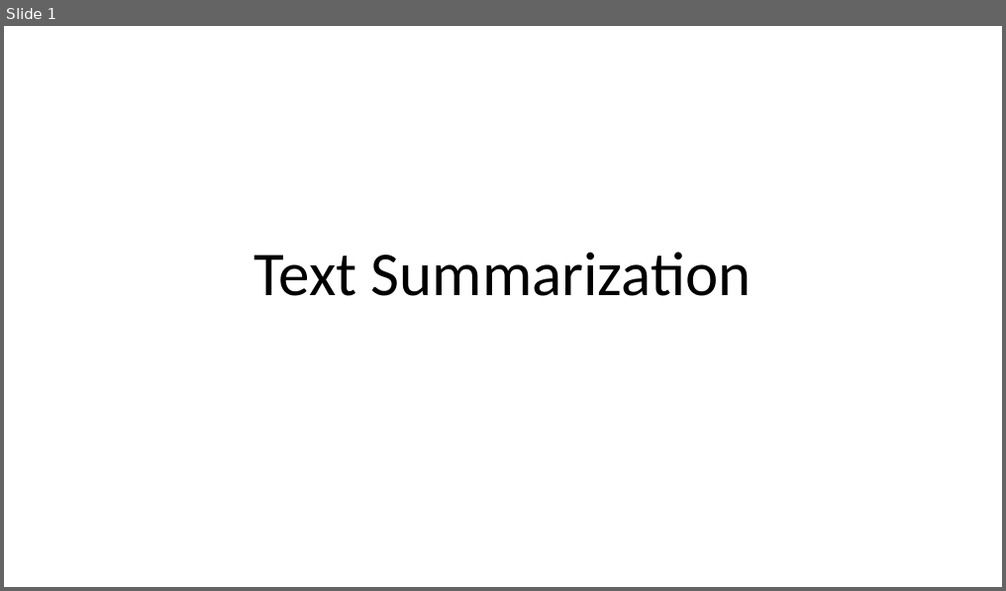
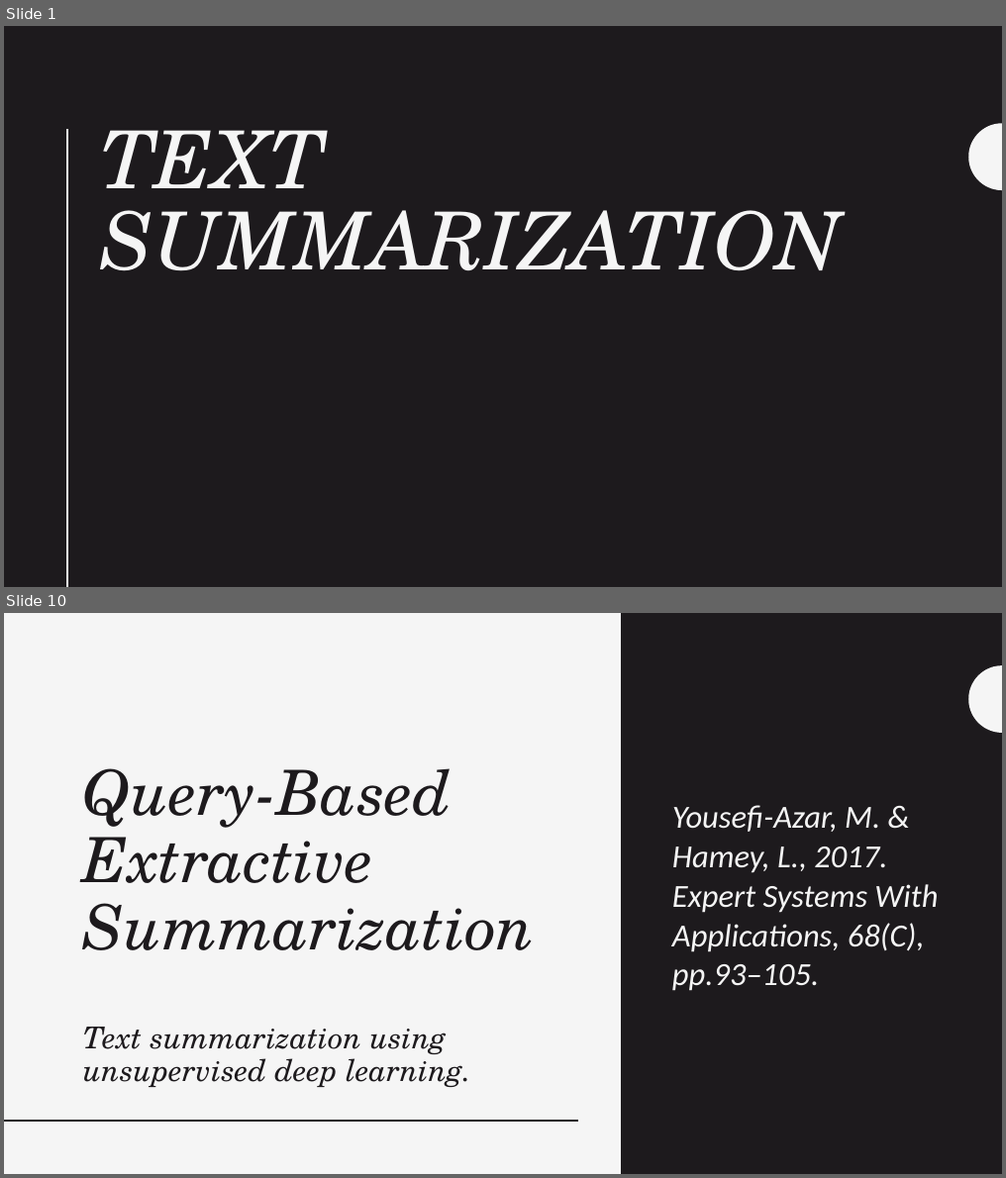
Before and after one commit to mhserry/F21AA, a slide deck: CW2/ResearchReport/Text Summarization.pptx. Shown one above the other, each under a label of ours: slide 1 before the commit, slides 1 and 10 after it; the slides between them are not shown. The pictures are 1006x591 and 1006x1178 pixels, drawn with LibreOffice and Linux fonts; fonts in the diff are those of the drawing. Boxes give left, top, right and bottom in pixels: in the first picture for what was removed or moved away, otherwise in the second. Text is boxed around its words. In the diff, an @@ line names an element or a change of style, - is before the commit and + after.

```diff
--- a/CW2/ResearchReport/Text Summarization.pptx
+++ b/CW2/ResearchReport/Text Summarization.pptx
@@ slide 10 added at [4, 613, 1002, 1174], background #1D1A1D @@
@@ rectangle added at [4, 613, 1002, 1174], fill #F5F5F5 @@
@@ rectangle added at [621, 613, 1002, 1174], fill #1D1A1D @@
@@ freeform shape added at [969, 665, 1002, 733], fill #F5F5F5 @@
@@ title added at [83, 768, 535, 951], 60 pt, text #1D1A1D, italic @@
+Query-Based
+Extractive Summarization
@@ text added at [672, 805, 938, 991], 31 pt, text #F5F5F5, italic @@
+Yousefi-Azar, M. & Hamey, L., 2017. Expert Systems With Applications, 68(C), pp.93–105.
@@ text added at [83, 1027, 471, 1087], 29 pt, text #1D1A1D, italic @@
+Text summarization using unsupervised deep learning.
@@ freeform shape added at [969, 1054, 1002, 1121], fill #FFFFFF @@
@@ line added from (4, 1121) to (372, 1121), #FFFFFF 2 pt @@
@@ line added from (4, 1121) to (578, 1121), #1D1A1D 2 pt @@
@@ slide 1 changed as well @@
@@ background #FFFFFF to #1D1A1D @@
@@ line added from (67, 129) to (67, 587), #F5F5F5 2 pt @@
@@ title "TEXT SUMMARIZATION" at [101, 130, 842, 272]: vertical alignment bottom to top @@
@@ title at [101, 130, 842, 272]: text changed; size 60 to 77 pt; font Calibri to TeX Gyre Schola; text colour #000000 to #F5F5F5; italic on @@
-Text Summarization
+TEXT SUMMARIZATION
@@ freeform shape added at [969, 123, 1002, 190], fill #F5F5F5 @@
```
Also in this commit, not shown: 2 other slides changed, 6 other slides added, 2 slides removed, 1 other file.
